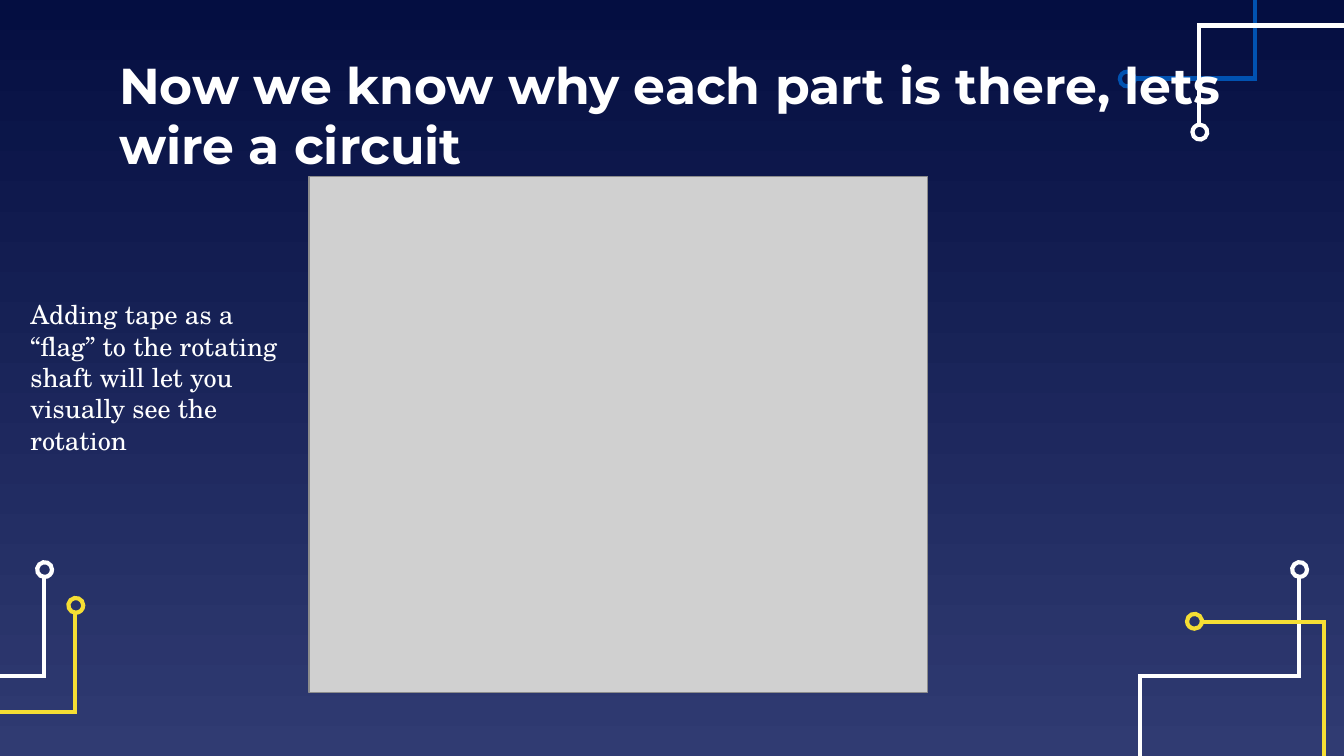
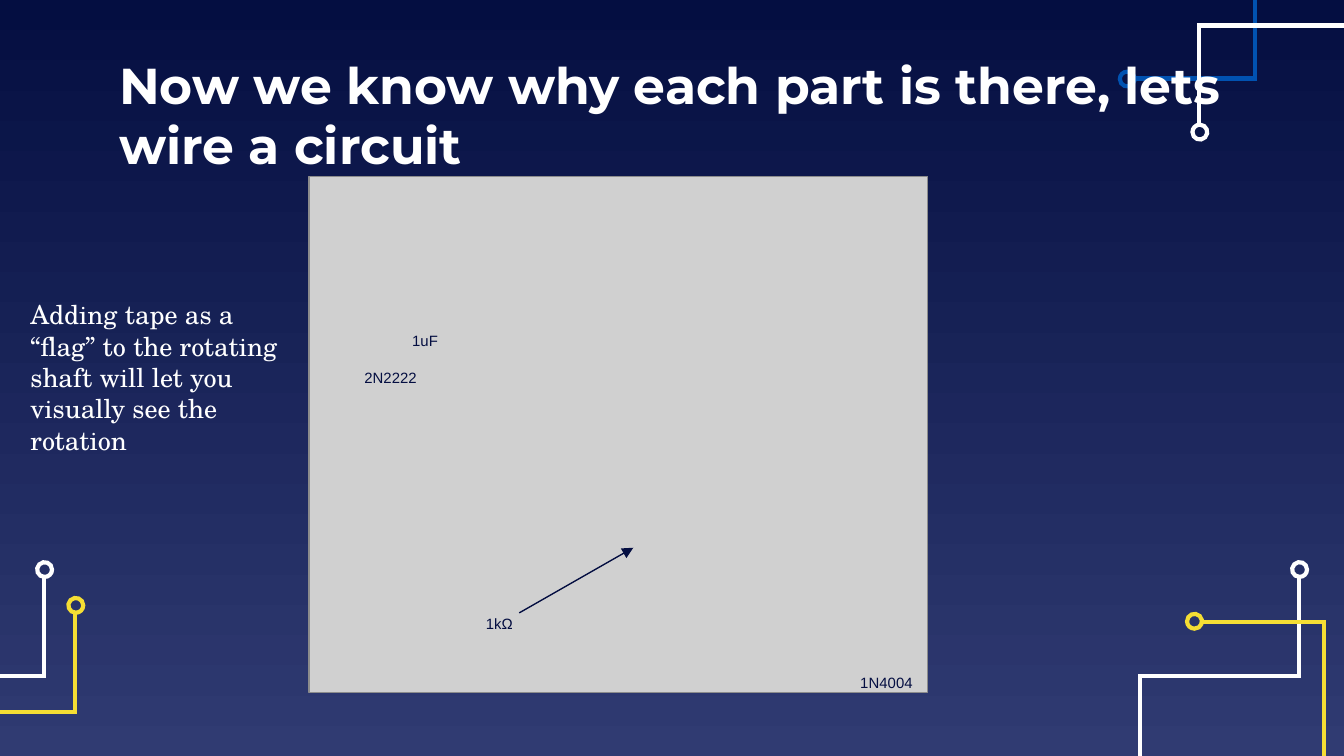
Before and after one commit to EELabMan/Arduino-3-Motors-and-Servos, a slide deck: slide 10 of Arduino Workshop 3 Motors and Servos.pptx. Drawn at 1344x756 pixels with LibreOffice and Linux fonts; fonts in the diff are those of the drawing; grey boxes stand for pictures. Boxes give left, top, right and bottom in pixels: in the first picture for what was removed or moved away, otherwise in the second. Text is boxed around its words. In the diff, an @@ line names an element or a change of style, - is before the commit and + after.

```diff
--- a/Arduino Workshop 3 Motors and Servos.pptx
+++ b/Arduino Workshop 3 Motors and Servos.pptx
@@ text added at bbox=[412, 335, 438, 346], 8 pt, text #040E41 @@
+1uF
@@ text added at bbox=[364, 372, 416, 383], 8 pt, text #040E41 @@
+2N2222
@@ arrow added from (519, 613) to (633, 548), #040E41 0.75 pt @@
@@ text added at bbox=[486, 618, 513, 629], 8 pt, text #040E41 @@
+1kΩ
@@ text added at bbox=[860, 677, 912, 688], 8 pt, text #040E41 @@
+1N4004
```
Also in this commit, not shown: 3 other slides changed, 1 slide removed.
